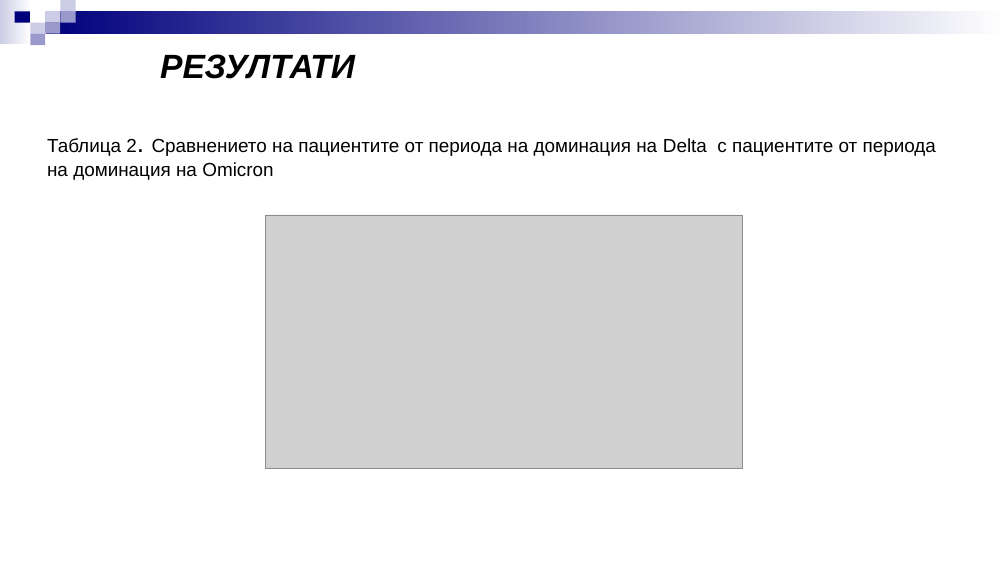
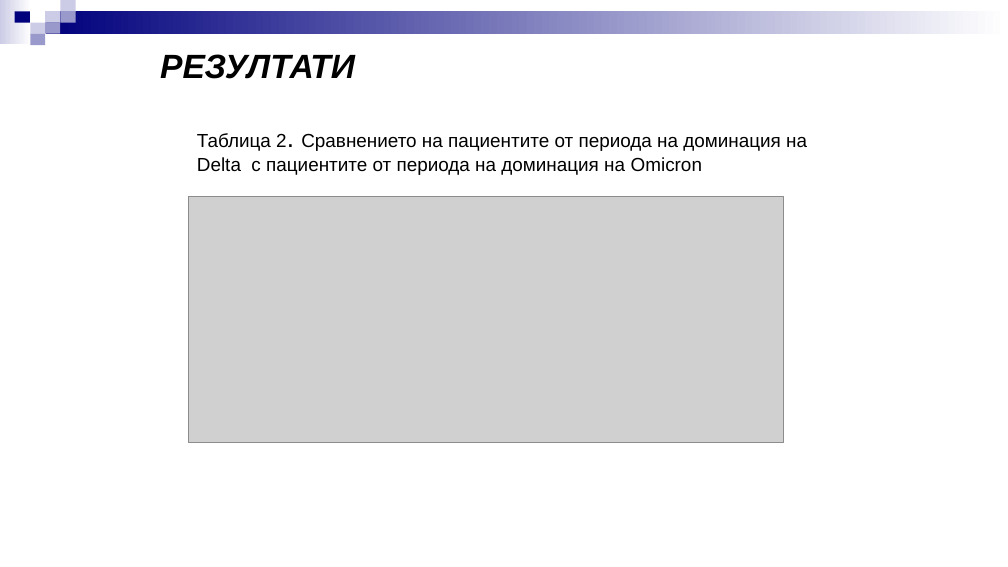
Before and after one commit to kostadinoff/2022-09-15_atanasova_bam, a slide deck: slide 18 of docs/ОМИКРОН-успокоение или предизвикателство-БАМ 2022.ppt. Drawn at 1008x567 pixels with LibreOffice and Linux fonts; fonts in the diff are those of the drawing; grey boxes stand for pictures. Boxes give left, top, right and bottom in pixels: in the first picture for what was removed or moved away, otherwise in the second. Text is boxed around its words. In the diff, an @@ line names an element or a change of style, - is before the commit and + after.

```diff
--- a/docs/ОМИКРОН-успокоение или предизвикателство-БАМ 2022.ppt
+++ b/docs/ОМИКРОН-успокоение или предизвикателство-БАМ 2022.ppt
@@ text "Таблица 2. Сравнението на пациентите ..." rewrapped from (47, 138, 936, 180) to (197, 133, 807, 175) @@
@@ picture: place and size @@
-picture at (266, 215, 742, 468)
+picture at (188, 196, 784, 442)
```
Also in this commit, not shown: 18 other slides changed, 3 slides added, 2 slides removed, 5 other files.
